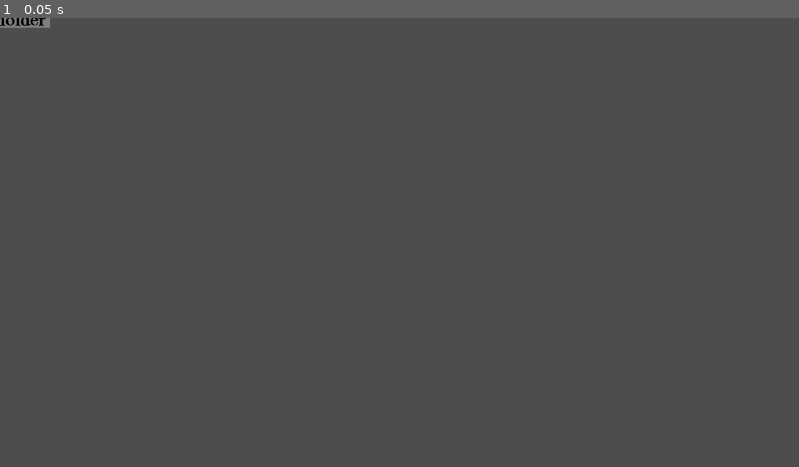
Above: before the commit, frame 1.
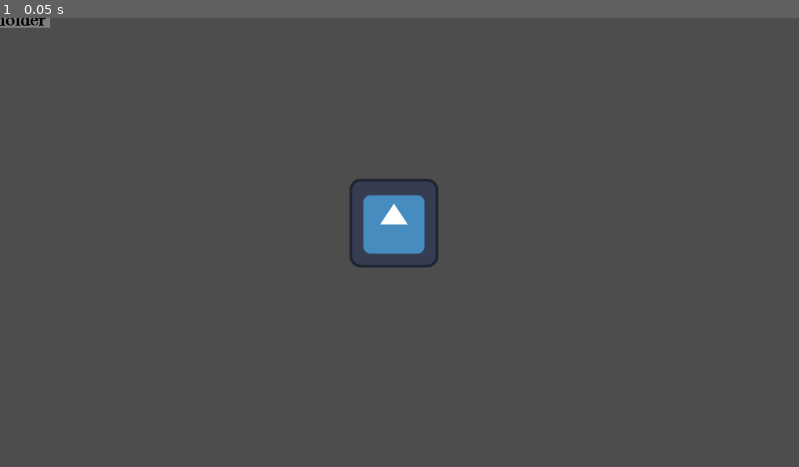
Above: after the commit, the same moment.

Repository: AndreasBurbach/GGJ_MyMask
Game: Godot game, scene res://main.tscn
Same seed, same stepped clock (60 frames per second), same inputs: the game is played once before the commit and once after it. The project has no main scene, so this scene is started directly. The engine's default icon, where the game draws it, is replaced by a stand-in: a white triangle on a blue panel in a dark square.
Inputs:
- Up to frame 1 (0.05 s): no input

The runs differ from the first frame. In frame 1, 1.3% of the frame differs, in the area x 43-55%, y 35-56%.

Commit message:
selection yaay

Diff:
--- a/Placeholder.gd
+++ b/Placeholder.gd
@@ -2,7 +2,7 @@
 
 @onready var sprite = $Sprite2D
 
-signal selected(name: String)
+signal selected(name: String,texture:Texture)
 var hovered = false
 
 # Called when the node enters the scene tree for the first time.
@@ -13,7 +13,7 @@
 # Called every frame. 'delta' is the elapsed time since the previous frame.
 func _process(delta: float) -> void:
 	if Input.is_action_just_pressed("Mouse_Left_Click") and hovered:
-		emit_signal("selected", name)
+		emit_signal("selected", name,sprite.texture)
 	pass
 
 
--- a/Placeholder.tscn
+++ b/Placeholder.tscn
@@ -1,24 +1,28 @@
-[gd_scene format=3 uid="uid://cfmvyhxwydp3y"]
+[gd_scene load_steps=6 format=3 uid="uid://cfmvyhxwydp3y"]
 
 [ext_resource type="Script" uid="uid://ca80evulmn22s" path="res://Placeholder.gd" id="1_vpkq7"]
 [ext_resource type="Shader" uid="uid://bemj1i2w1w8td" path="res://Placeholder.gdshader" id="2_wpfw3"]
 [ext_resource type="Texture2D" uid="uid://cfqy2chhmjk87" path="res://assets/items/Placeholder.png" id="3_8iplm"]
 
 [sub_resource type="RectangleShape2D" id="RectangleShape2D_vpkq7"]
-size = Vector2(144, 28)
+resource_local_to_scene = true
+size = Vector2(143, 28)
 
 [sub_resource type="ShaderMaterial" id="ShaderMaterial_dl81w"]
+resource_local_to_scene = true
 shader = ExtResource("2_wpfw3")
 shader_parameter/line_color = Color(0.57388204, 0.50448245, 0.0085459035, 1)
 shader_parameter/line_thickness = 0.0
 
-[node name="Placeholder" type="Area2D" unique_id=1620453019]
+[node name="Placeholder" type="Area2D"]
 script = ExtResource("1_vpkq7")
+metadata/_edit_group_ = true
 
-[node name="CollisionShape2D" type="CollisionShape2D" parent="." unique_id=186363825]
+[node name="CollisionShape2D" type="CollisionShape2D" parent="."]
+position = Vector2(-0.5, 0)
 shape = SubResource("RectangleShape2D_vpkq7")
 
-[node name="Sprite2D" type="Sprite2D" parent="." unique_id=2097957947]
+[node name="Sprite2D" type="Sprite2D" parent="."]
 texture_filter = 1
 texture_repeat = 2
 material = SubResource("ShaderMaterial_dl81w")
--- /dev/null
+++ b/item_data.gd
@@ -0,0 +1,12 @@
+@tool extends Node2D
+
+@export var collision:CollisionShape2D
+
+# Called when the node enters the scene tree for the first time.
+func _ready() -> void:
+	pass # Replace with function body.
+
+
+# Called every frame. 'delta' is the elapsed time since the previous frame.
+func _process(delta: float) -> void:
+	pass
--- a/main.gd
+++ b/main.gd
@@ -1,10 +1,10 @@
 extends Node
 
-@onready var placeholder = $Placeholder
 @onready var coursorObj = $CourserObj
 
-var selectedObj: String
+var selectedObj: Area2D
 var cursorOffset: Vector2 = Vector2(0,10)
+var name2item: Dictionary[String,Area2D]
 
 enum Test {
 	Mouse
@@ -13,6 +13,9 @@
 
 # Called when the node enters the scene tree for the first time.
 func _ready() -> void:
+	var children = $ItemContainer.get_children()
+	for child in children:
+		name2item[child.name] = child
 	coursorObj.hide()
 
 	pass # Replace with function body.
@@ -21,14 +24,18 @@
 # Called every frame. 'delta' is the elapsed time since the previous frame.
 func _process(delta: float) -> void:
 	if Input.is_action_just_pressed("Escape"):
-		selectedObj = ""
+		selectedObj.show()
+		coursorObj.hide()
+		#selectedObj = null
 	var x = Vector2(coursorObj.texture.get_width()/2, coursorObj.texture.get_height() / 2)
 	coursorObj.position = get_viewport().get_mouse_position() + x
 	pass
 
 
-func _on_placeholder_selected(name: String) -> void:
+func _on_placeholder_selected(name: String,texture:Texture) -> void:
 	print(name )
-	selectedObj = name
+	selectedObj = name2item[name]
+	selectedObj.hide()
+	coursorObj.texture = texture
 	coursorObj.show()
 	pass # Replace with function body.
--- a/main.tscn
+++ b/main.tscn
@@ -1,15 +1,43 @@
-[gd_scene format=3 uid="uid://brc7tkecr8s0i"]
+[gd_scene load_steps=7 format=3 uid="uid://brc7tkecr8s0i"]
 
 [ext_resource type="Script" uid="uid://op647jm0ibgi" path="res://main.gd" id="1_ig7tw"]
 [ext_resource type="PackedScene" uid="uid://cfmvyhxwydp3y" path="res://Placeholder.tscn" id="2_0xm2m"]
 [ext_resource type="Texture2D" uid="uid://cfqy2chhmjk87" path="res://assets/items/Placeholder.png" id="3_h2yge"]
+[ext_resource type="Texture2D" uid="uid://cnfytrl0jhugb" path="res://icon.svg" id="4_1bvp3"]
 
-[node name="Main" type="Node" unique_id=329191809]
+[sub_resource type="RectangleShape2D" id="RectangleShape2D_1bvp3"]
+resource_local_to_scene = true
+size = Vector2(143, 28)
+
+[sub_resource type="RectangleShape2D" id="RectangleShape2D_lquwl"]
+resource_local_to_scene = true
+size = Vector2(128, 128)
+
+[node name="Main" type="Node"]
 script = ExtResource("1_ig7tw")
 
-[node name="Placeholder" parent="." unique_id=1620453019 instance=ExtResource("2_0xm2m")]
-
-[node name="CourserObj" type="Sprite2D" parent="." unique_id=1251171855]
+[node name="CourserObj" type="Sprite2D" parent="."]
 texture = ExtResource("3_h2yge")
 
-[connection signal="selected" from="Placeholder" to="." method="_on_placeholder_selected"]
+[node name="ItemContainer" type="Node" parent="."]
+
+[node name="Placeholder" parent="ItemContainer" instance=ExtResource("2_0xm2m")]
+
+[node name="CollisionShape2D" parent="ItemContainer/Placeholder" index="0"]
+shape = SubResource("RectangleShape2D_1bvp3")
+
+[node name="Placeholder2" parent="ItemContainer" instance=ExtResource("2_0xm2m")]
+position = Vector2(568, 296)
+
+[node name="CollisionShape2D" parent="ItemContainer/Placeholder2" index="0"]
+position = Vector2(0, 0)
+shape = SubResource("RectangleShape2D_lquwl")
+
+[node name="Sprite2D" parent="ItemContainer/Placeholder2" index="1"]
+texture = ExtResource("4_1bvp3")
+
+[connection signal="selected" from="ItemContainer/Placeholder" to="." method="_on_placeholder_selected"]
+[connection signal="selected" from="ItemContainer/Placeholder2" to="." method="_on_placeholder_selected"]
+
+[editable path="ItemContainer/Placeholder"]
+[editable path="ItemContainer/Placeholder2"]
--- a/project.godot
+++ b/project.godot
@@ -11,7 +11,7 @@
 [application]
 
 config/name="Mask"
-config/features=PackedStringArray("4.6", "GL Compatibility")
+config/features=PackedStringArray("4.5", "GL Compatibility")
 config/icon="res://icon.svg"
 
 [input]
Not shown, added: item_data.gd.uid
